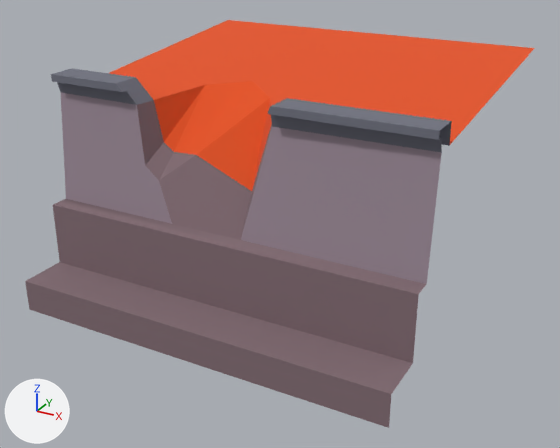
The FBX model GROUD/Assets/Art/Models/Ruins/SM_TerraceStraight02.fbx as it was, and as the next commit left it.
One viewpoint serves both versions: a 50 mm lens placed at (4.275, -3.704, 3.055), pointed at (1.511, 1.321, 0.542). The lights are fixed; the arrows at lower left show +X, +Y and +Z. Where no turn or scale is listed for an object, it has been applied to the vertices. Vertices at the same position are counted once.

The first picture shows 'TerraceStraight02'.
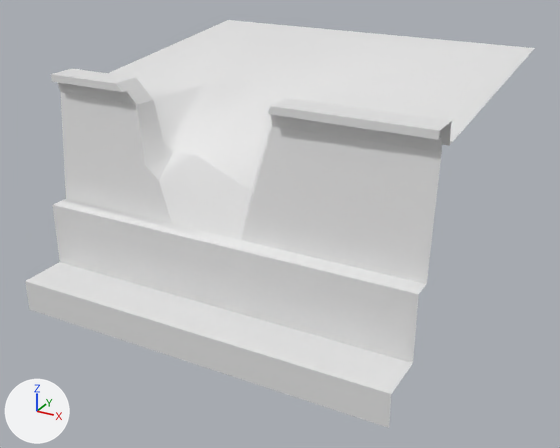
The newer file is also turned or shifted as a whole; pictures and numbers use the older file's frame.

Location of each change, (x1, y1, x2, y2) in pixels of the pictures (560 x 448 px):
```json
{"part": 1, "of": "me_cube_151", "change": "built on", "before": [109, 20, 535, 146], "after": [109, 20, 535, 146]}
{"part": 2, "of": "me_cube_151", "change": "recoloured", "before": [61, 93, 442, 284], "after": [61, 93, 442, 284]}
{"part": 3, "of": "me_cube_151", "change": "recoloured", "before": [25, 100, 426, 428], "after": [25, 100, 426, 428]}
{"part": 4, "of": "me_cube_151", "change": "recoloured", "before": [154, 81, 272, 191], "after": [154, 81, 272, 191], "on screen": "orange to white"}
{"part": 5, "of": "me_cube_151", "change": "recoloured", "before": [51, 68, 452, 153], "after": [51, 68, 452, 153], "on screen": "grey to white"}
```

The change, as JSON lines over the scene's bpy script:
```json
{"block": "me_cube_151", "where": "# used by ob_terracestraight02; location = (0.0, 0.0, 0.0)"}
{"block": "me_cube_151", "where": "# verts and faces of me_cube_151; kept vertices keep their numbers, new ones are numbered from 52"}
{"block": "me_cube_151", "where": "# before: 19 (0.78, 0.74, 1.6) at pixel (153, 100), 20 (1.78, 0.73, 1.61), 32 (0.0, 0.75, 1.6), 38 (3.0, 0.75, 1.6) at pixel (449, 145), 47 (0.0, 2.99, 1.8) at pixel (227, 20)"}
{"block": "me_cube_151", "where": "# before: 48 (3.0, 2.99, 1.8) at pixel (534, 48), 49 (1.56, 1.09, 1.63) at pixel (270, 97), 50 (0.96, 1.14, 1.65) at pixel (205, 84), 51 (1.24, 1.37, 1.67) at pixel (251, 80)"}
{"op": "remove", "block": "me_cube_151", "code": "me_cube_151.from_pydata(...)  # 52 vertices, 31 faces; spans x 0.0..3.0, y 0.0..2.99, z 0.0..1.8"}
{"op": "add", "block": "me_cube_151", "code": "me_cube_151.from_pydata(...)  # 53 vertices, 34 faces; spans x 0.0..3.0, y 0.0..2.99, z 0.0..1.8"}
{"block": "me_cube_151", "change": "me_cube_151 part 1"}
{"op": "add", "block": "me_cube_151", "code": "delete_faces([(19, 50, 51, 49, 20, 38, 48, 47, 32)])"}
{"op": "add", "block": "me_cube_151", "code": "verts[52] = (1.5, 2.99, 1.8)  # pixel (367, 32)"}
{"op": "add", "block": "me_cube_151", "code": "faces += [(47, 50, 51, 52), (20, 38, 48, 49), (19, 50, 47, 32), (48, 52, 51, 49)]"}
{"block": "me_cube_151", "change": "me_cube_151 part 2: 4 faces spanning x 0.0..3.0, y 0.52..0.62, z 0.75..1.6 switch from mat_material_001 (grey #9c8b98) to no material"}
{"block": "me_cube_151", "change": "me_cube_151 part 3: 9 faces spanning x 0.0..3.0, y 0.0..0.74, z 0.0..1.61 switch from mat_material_002 (brown #836d74) to no material"}
{"block": "me_cube_151", "change": "me_cube_151 part 4: 5 faces spanning x 0.78..1.78, y 0.73..1.37, z 1.04..1.67 switch from mat_material_005 (orange #e75421) to no material"}
{"block": "me_cube_151", "change": "me_cube_151 part 5: 12 faces spanning x 0.0..3.0, y 0.52..0.75, z 1.58..1.75 switch from mat_material_003 (grey #727481) to no material"}
```
